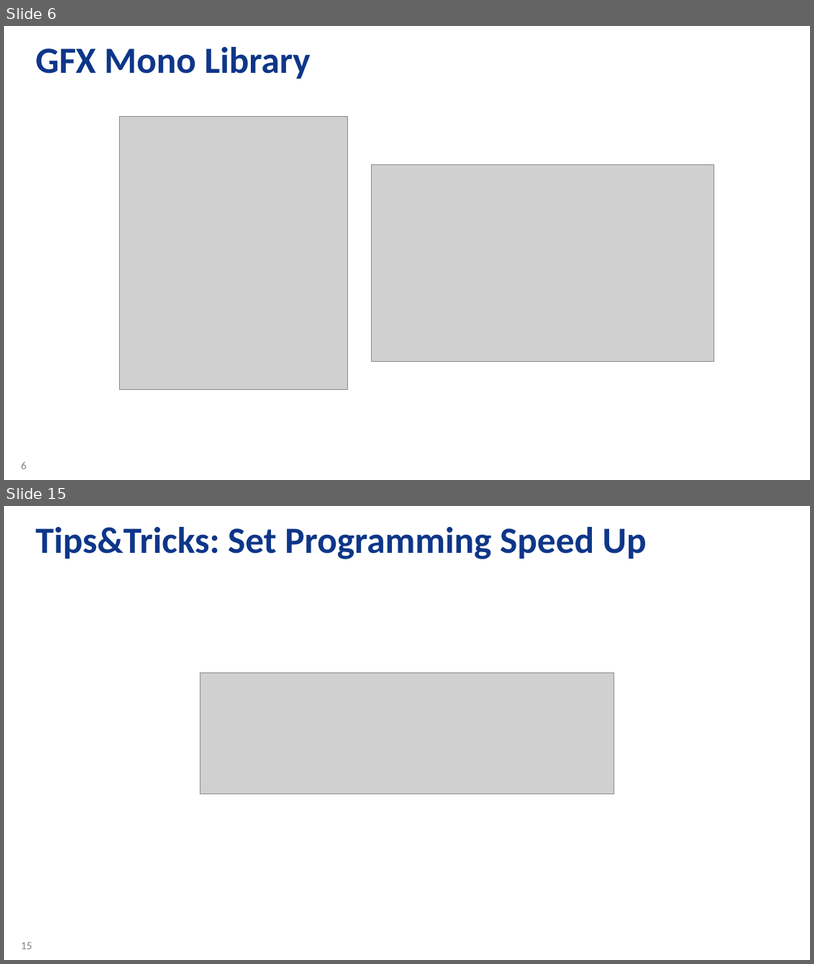
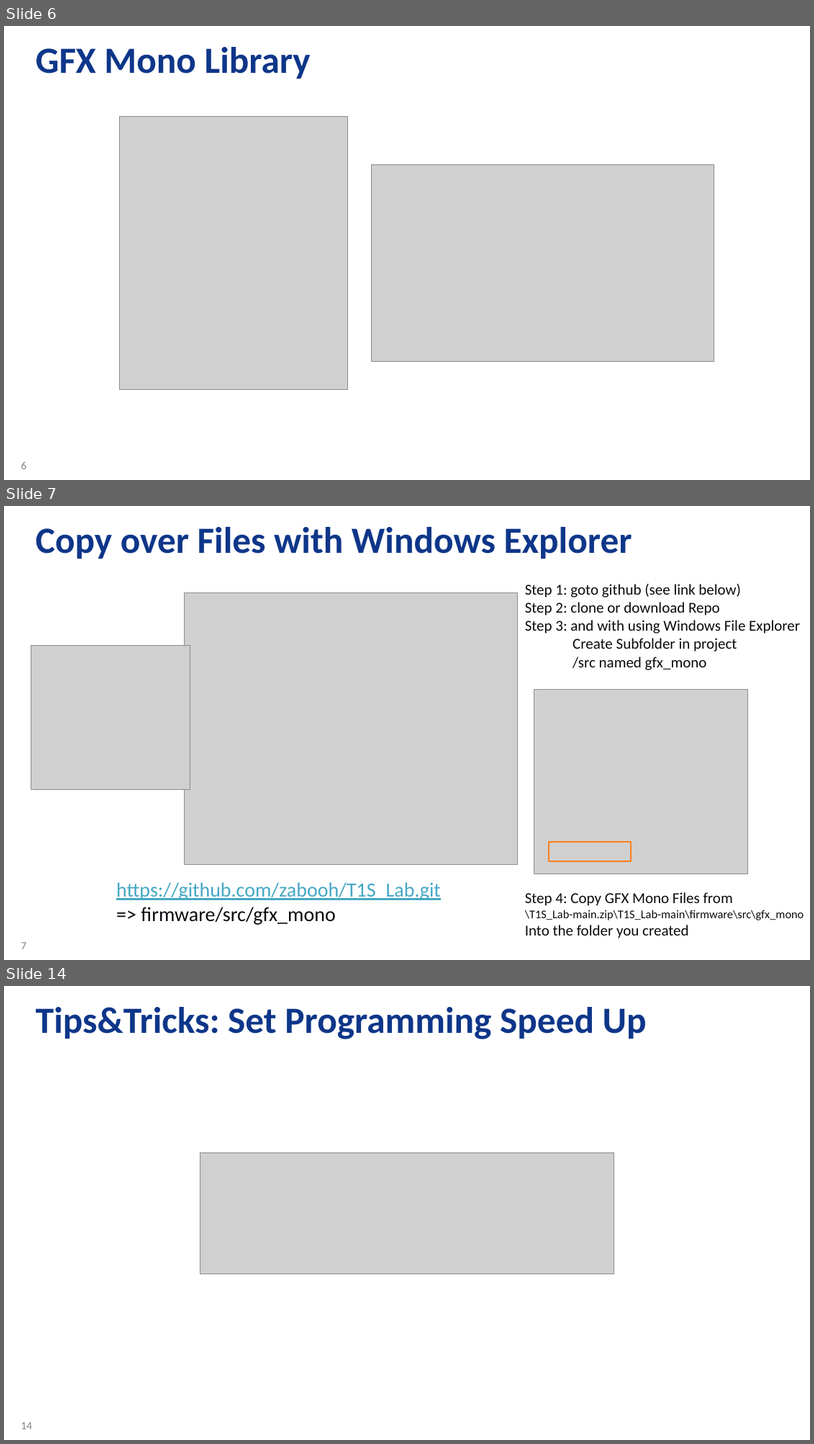
Before and after one commit to zabooh/T1S_Lab, a slide deck: doc/OLED1.pptx. Shown one above the other, each under a label of ours: slides 6 and 15 before the commit, slides 6, 7 and 14 after it; the slides between them are not shown. The pictures are 814x964 and 814x1444 pixels, drawn with LibreOffice and Linux fonts; fonts in the diff are those of the drawing; grey boxes stand for pictures; background and template pictures are left out. Boxes give left, top, right and bottom in pixels: in the first picture for what was removed or moved away, otherwise in the second. Text is boxed around its words. In the diff, an @@ line names an element or a change of style, - is before the commit and + after.

```diff
--- a/doc/OLED1.pptx
+++ b/doc/OLED1.pptx
@@ slide 7 added at (4,506,810,960), background #FFFFFF; not listed: 1 template element that a slide beside it also shows @@
@@ title added at (36,527,633,559), 44 pt, text #0E3689, bold @@
+Copy over Files with Windows Explorer
@@ text added at (525,584,804,938), 18 pt, text #0A0B0F @@
+Step 1: goto github (see link below)
+Step 2: clone or download Repo
+Step 3: and with using Windows File Explorer
+Create Subfolder in project
+/src named gfx_mono
+Step 4: Copy GFX Mono Files from
+\T1S_Lab-main.zip\T1S_Lab-main\firmware\src\gfx_mono
+Into the folder you created
@@ picture added at (185,592,517,864) @@
@@ picture added at (31,645,190,789) @@
@@ picture added at (535,690,748,874) @@
@@ rectangle added at (549,842,631,861), outline #FD7F20 2 pt @@
@@ text added at (116,882,441,924), 24 pt, text #45A8C4, underline @@
+https://github.com/zabooh/T1S_Lab.git
+=> firmware/src/gfx_mono
@@ what was slide 15 is now slide 14 @@
@@ page number at (21,1422,32,1429): text changed @@
-15
+14
```
Also in this commit, not shown: 5 slides changed, 2 other slides added, 3 slides removed.
